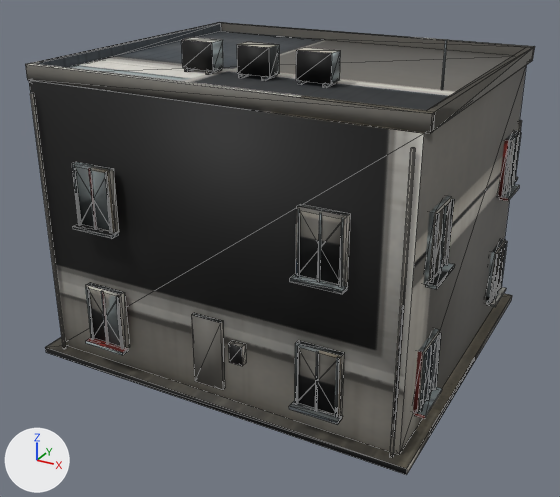
What one commit did to the OBJ model App/assets/lod/buildings/commercial/public_007.lod1.obj.
Rendered twice from a 50 mm camera at (8.97, -17.1, 10.81) aimed at (0.0, -0.79, 2.65). The lights are fixed; the arrows at lower left show +X, +Y and +Z. The picture after the commit comes second. Mesh edges are drawn as thin lines. Where no turn or scale is listed for an object, it has been applied to the vertices.

The first picture shows 'public_007'.
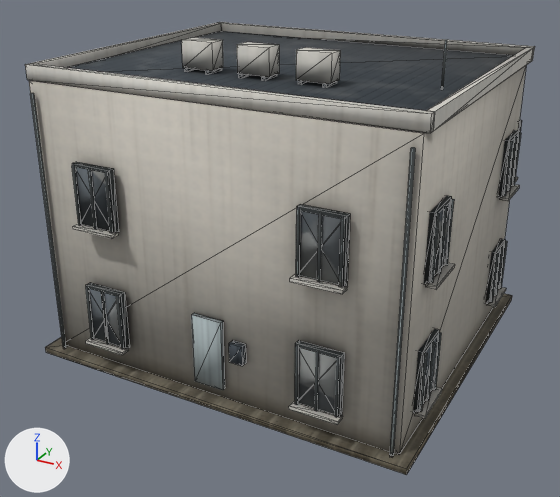
Location of each change, (x1, y1, x2, y2) in pixels of the pictures (560 x 497 px; the box of a moved part takes in the faces that stretch with it):
part 1 of me_public_007, moved or reshaped
    before: (28, 22, 535, 405)
    after: (27, 22, 535, 405)
part 2 of me_public_007, surface changed
    both: (25, 23, 526, 475)

The edits, one by one:
me_public_007 is used by ob_public_007; location (0.0, 0.0, 0.0).
me_public_007 had 1225 vertices, 1674 faces and spanned x -5.05..5.05, y -4.58..4.5, z 0.0..8.3.
me_public_007 now has 1269 vertices, 1674 faces, 3 loose edges and spans x -5.05..5.05, y -4.58..4.5, z 0.0..8.3.
Part 1, on me_public_007:
54 vertices are removed from x -4.93..4.93, y -4.47..4.06, z 0.83..7.52.
260 faces are deleted.
3 vertices move within x -4.69..4.69, y -3.94..3.94, z 7.17..7.28.
40 vertices are added at x -4.92..4.92, y -4.47..4.06, z 0.84..7.52.
52 new vertices lie (0.0, 0.0, 1.47) away from vertices in x -4.92..4.92, y -4.47..3.4, z 0.84..3.94.
6 new vertices lie (0.0, -0.05, 0.0) away from vertices in x 2.41..2.45, y -4.42, z 0.84..5.41.
3 loose edges are added.
260 new faces join them.
me_public_007 part 2: 1414 kept faces spanning x -5.05..5.05, y -4.58..4.5, z 0.0..8.3 get new texture (UV) coordinates.
